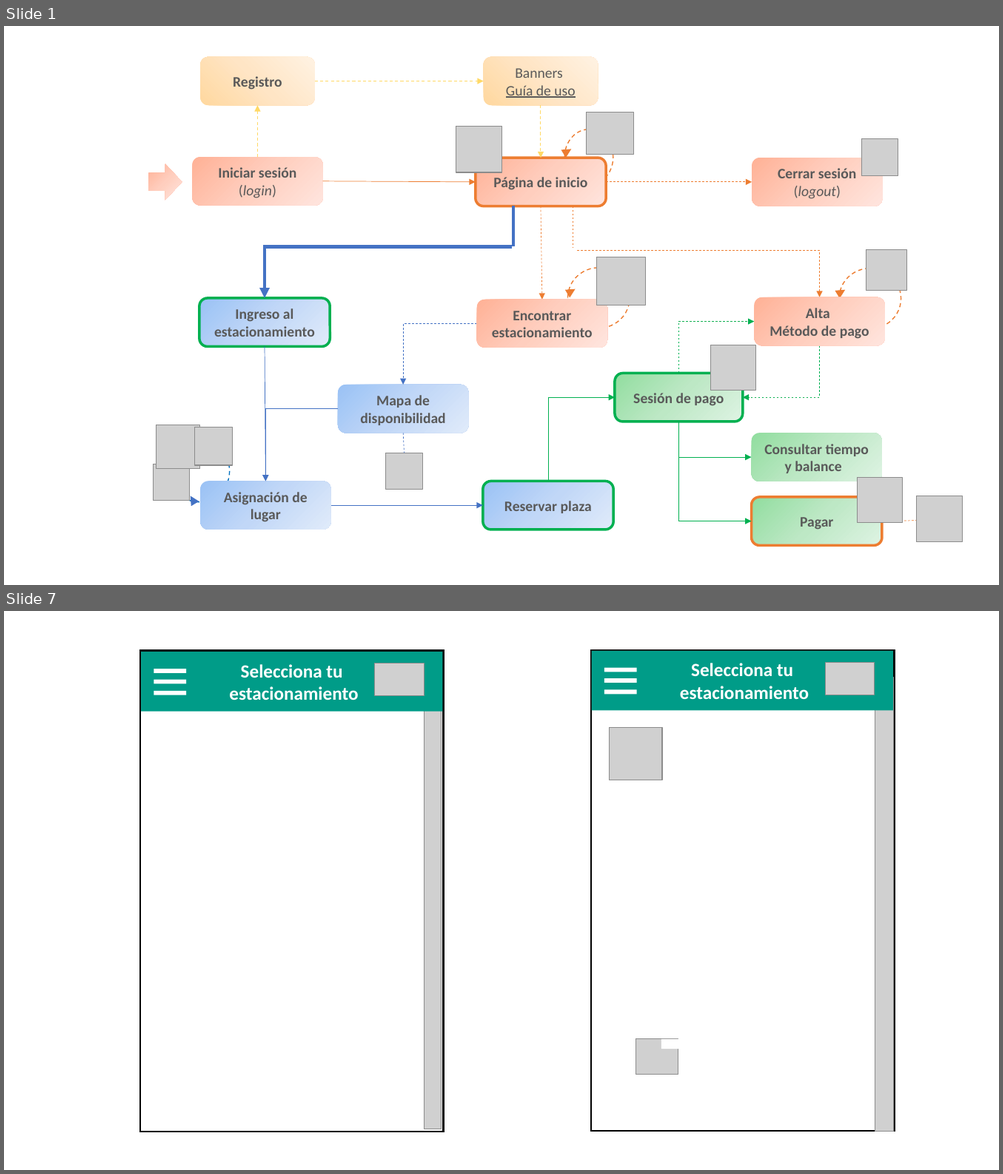
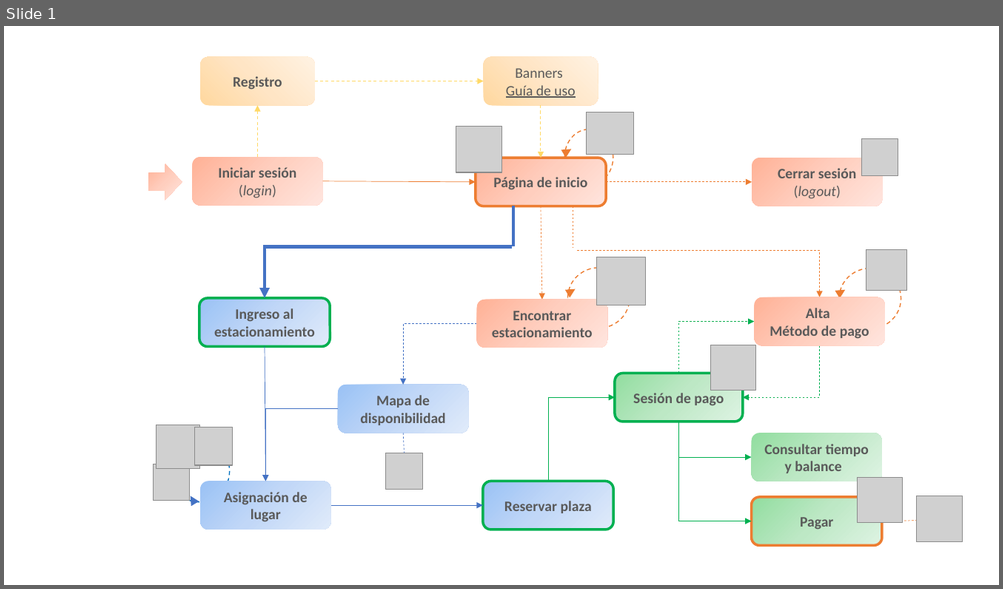
Before and after one commit to ajbeem/iotserver, a slide deck: documentation/MapaNavegacion.pptm. Shown one above the other, each under a label of ours: slides 1 and 7 before the commit, slide 1 after it; the slides between them are not shown. The pictures are 1003x1174 and 1003x589 pixels, drawn with LibreOffice and Linux fonts; fonts in the diff are those of the drawing; grey boxes stand for pictures. Boxes give left, top, right and bottom in pixels: in the first picture for what was removed or moved away, otherwise in the second. Text is boxed around its words. In the diff, an @@ line names an element or a change of style, - is before the commit and + after.

```diff
--- a/documentation/MapaNavegacion.pptm
+++ b/documentation/MapaNavegacion.pptm
@@ slide 7 removed at [4, 611, 999, 1170], background #FFFFFF @@
@@ rectangle removed at [141, 650, 444, 1132] @@
@@ rectangle removed at [591, 649, 894, 1131] @@
@@ group removed at [142, 652, 443, 712]: 4 rectangles, 1 picture @@
-Selecciona tu
-estacionamiento
@@ group removed at [591, 650, 893, 710]: 4 rectangles, 1 picture @@
-Selecciona tu
-estacionamiento
@@ picture removed at [875, 678, 893, 1132] @@
@@ picture removed at [424, 710, 441, 1130] @@
@@ picture removed at [609, 727, 662, 780] @@
@@ picture removed at [636, 1039, 678, 1074] @@
@@ rectangle removed at [661, 1039, 704, 1049] @@
```
Also in this commit, not shown: 4 slides changed, 1 slide added, 3 other files.
